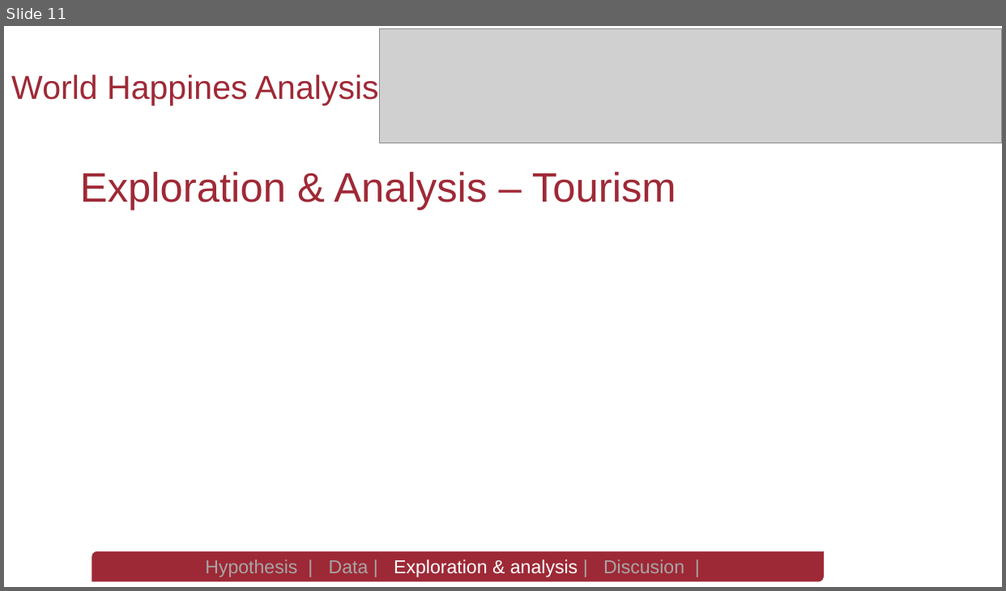
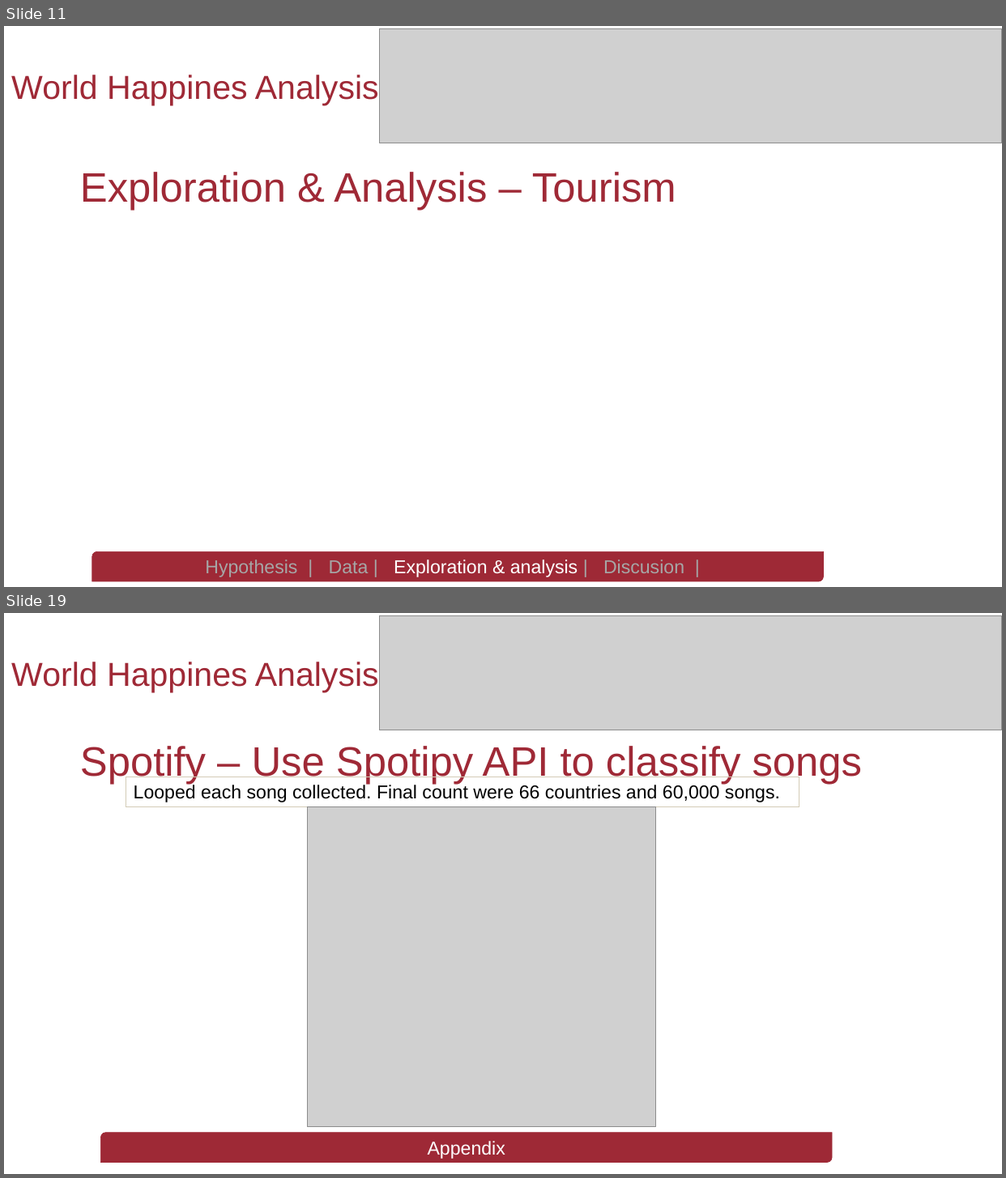
Before and after one commit to spastranas/GroupProject, a slide deck: World Happiness Analysis- Group 4 Final Presentation.pptx. Shown one above the other, each under a label of ours: slide 11 before the commit, slides 11 and 19 after it; the slides between them are not shown. The pictures are 1006x591 and 1006x1178 pixels, drawn with LibreOffice and Linux fonts; fonts in the diff are those of the drawing; grey boxes stand for pictures; background and template pictures are left out. Boxes give left, top, right and bottom in pixels: in the first picture for what was removed or moved away, otherwise in the second. Text is boxed around its words. In the diff, an @@ line names an element or a change of style, - is before the commit and + after.

Commit message:
FInalize PowerPoint outline and add spotify presentation

```diff
--- a/World Happiness Analysis- Group 4 Final Presentation.pptx
+++ b/World Happiness Analysis- Group 4 Final Presentation.pptx
@@ slide 19 added at (4, 613, 1002, 1174), background picture (left out) @@
@@ picture added at (379, 615, 1002, 730) @@
@@ text added at (11, 662, 379, 692), 32 pt, text #9F2936 @@
+World Happines Analysis
@@ title added at (80, 746, 863, 785), 39.6 pt, text #9F2936 @@
+Spotify – Use Spotipy API to classify songs
@@ rectangle added at (126, 777, 799, 807), outline #D3CBB6 0.75 pt, 18 pt, text #000000 @@
+Looped each song collected. Final count were 66 countries and 60,000 songs.
@@ picture added at (308, 807, 656, 1127) @@
@@ round diag rect added at (100, 1133, 832, 1163), fill #9E2936, outline #9F2936 0.5 pt, 18 pt, text #FFFFFF @@
+Appendix
```
Also in this commit, not shown: 4 slides changed, 4 other slides added, 1 slide removed, 3 other files.
